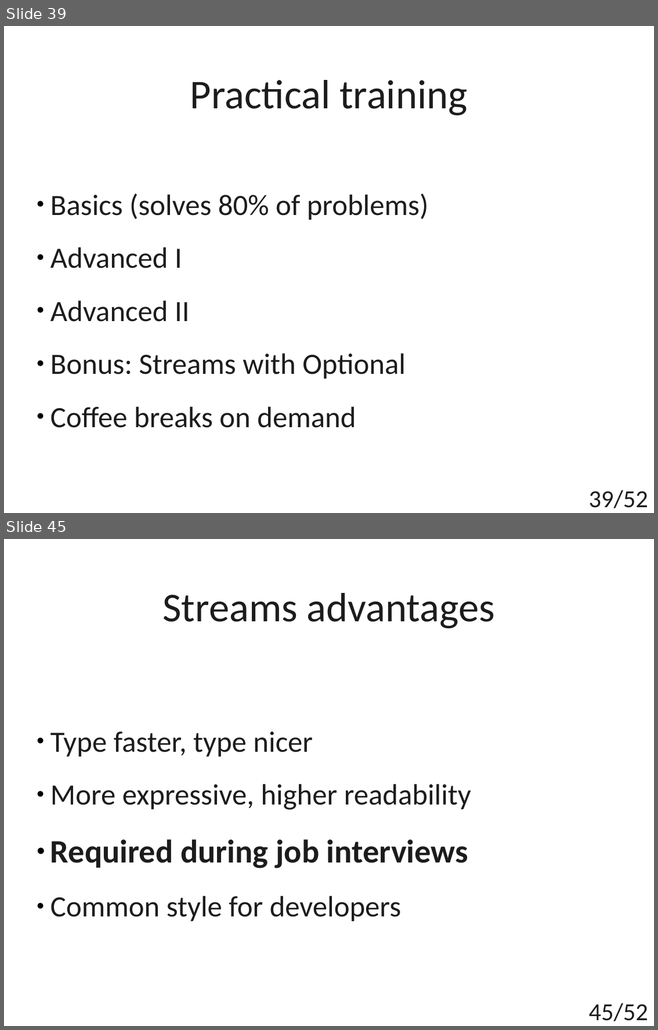
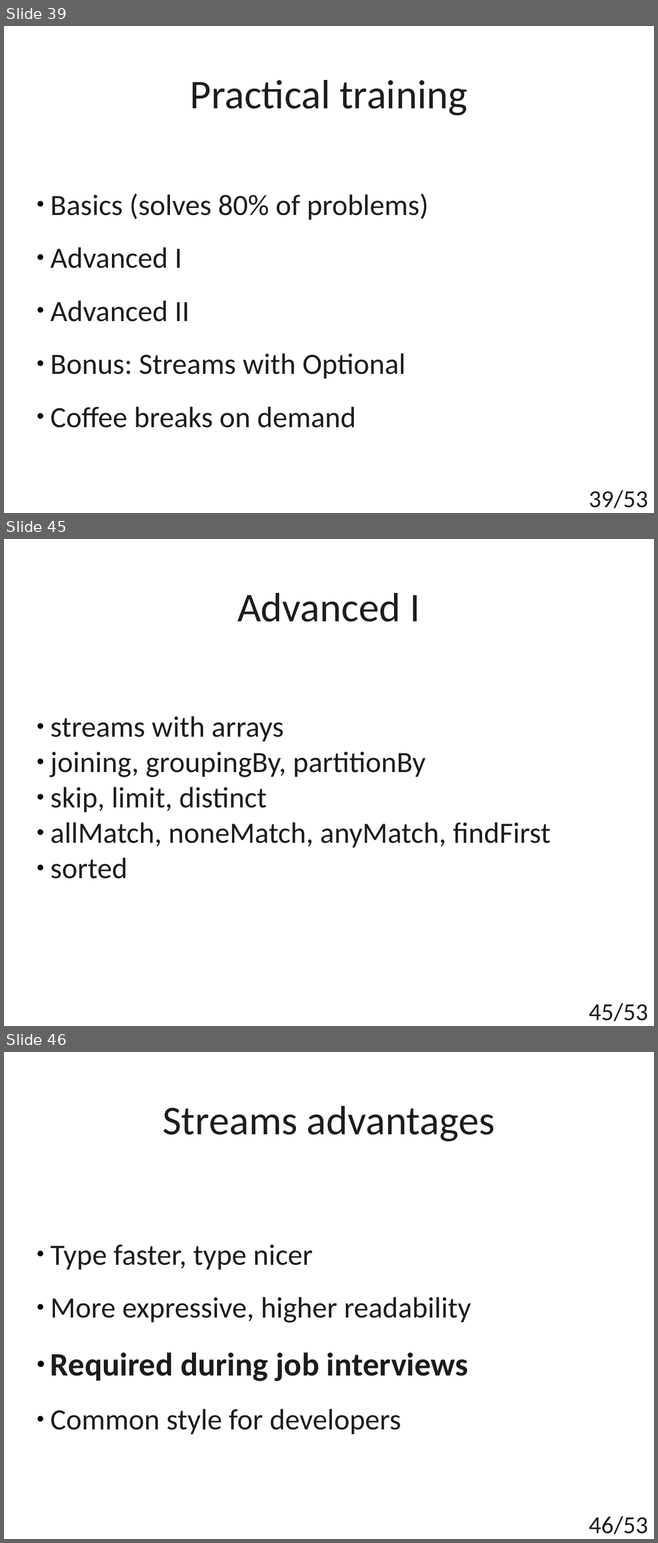
Before and after one commit to t4upl/java-streams-workshop, a slide deck: src/main/resources/editables/presentation.odp. Shown one above the other, each under a label of ours: slides 39 and 45 before the commit, slides 39, 45 and 46 after it; the slides between them are not shown. The pictures are 658x1030 and 658x1543 pixels, drawn with LibreOffice and Linux fonts; fonts in the diff are those of the drawing. Boxes give left, top, right and bottom in pixels: in the first picture for what was removed or moved away, otherwise in the second. Text is boxed around its words. In the diff, an @@ line names an element or a change of style, - is before the commit and + after.

Commit message:
AdvancedOneTest | Added Advanced I section to presentation

```diff
--- a/src/main/resources/editables/presentation.odp
+++ b/src/main/resources/editables/presentation.odp
@@ slide 45 added at (4, 539, 654, 1026), background #FFFFFF @@
@@ title added at (237, 593, 420, 622), 50 pt, text #1C1C1C @@
+Advanced I
@@ subtitle added at (50, 716, 550, 879), 36 pt, text #1C1C1C @@
+● streams with arrays
+● joining, groupingBy, partitionBy
+● skip, limit, distinct
+● allMatch, noneMatch, anyMatch, findFirst
+● sorted
@@ page number added at (589, 1003, 648, 1022), 30 pt, text #1C1C1C @@
+45/53
@@ page number at (589, 490, 648, 509): text changed @@
-39/52
+39/53
@@ what was slide 45 is now slide 46 @@
@@ page number at (589, 1516, 648, 1535): text changed @@
-45/52
+46/53
```
Also in this commit, not shown: 5 slides changed, 2 other files.
